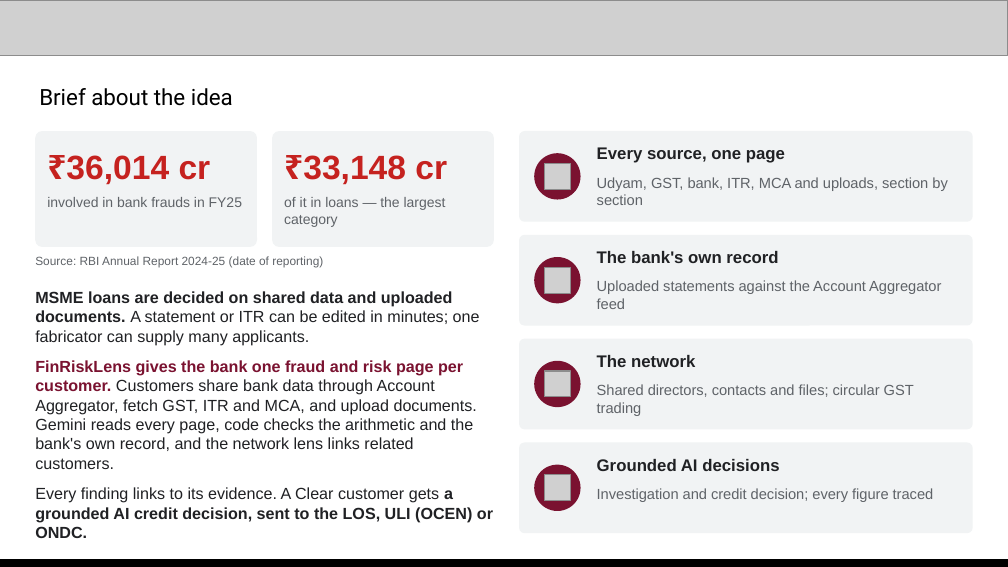
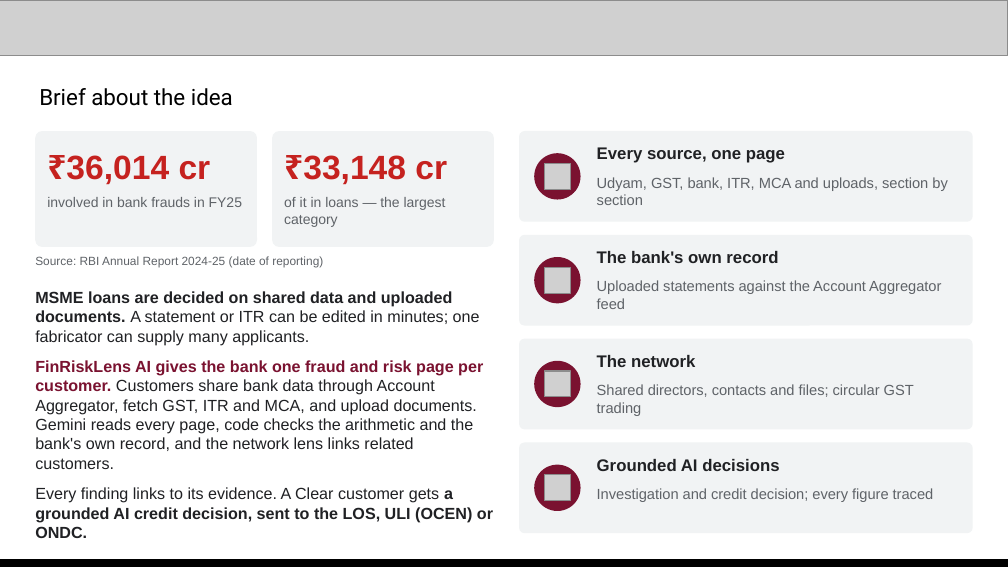
Before and after one commit to abhinavmukwane/FinRiskLensAI-RAG-V2, a slide deck: slide 2 of Doc/FinRiskLens_AI_Builder_Cup_2026.pptx. Drawn at 1008x567 pixels with LibreOffice and Linux fonts; fonts in the diff are those of the drawing; grey boxes stand for pictures. Boxes give left, top, right and bottom in pixels: in the first picture for what was removed or moved away, otherwise in the second. Text is boxed around its words. In the diff, an @@ line names an element or a change of style, - is before the commit and + after.

```diff
--- a/Doc/FinRiskLens_AI_Builder_Cup_2026.pptx
+++ b/Doc/FinRiskLens_AI_Builder_Cup_2026.pptx
@@ text at [35,360,483,469]: text changed @@
-FinRiskLens gives the bank one fraud and risk page per customer. Customers share bank data through Account Aggregator, fetch GST, ITR and MCA, and upload documents. Gemini reads every page, code checks the arithmetic and the bank's own record, and the network lens links related customers.
+FinRiskLens AI gives the bank one fraud and risk page per customer. Customers share bank data through Account Aggregator, fetch GST, ITR and MCA, and upload documents. Gemini reads every page, code checks the arithmetic and the bank's own record, and the network lens links related customers.
```
Also in this commit, not shown: 7 other slides changed, 5 slides added, 2 other files.
